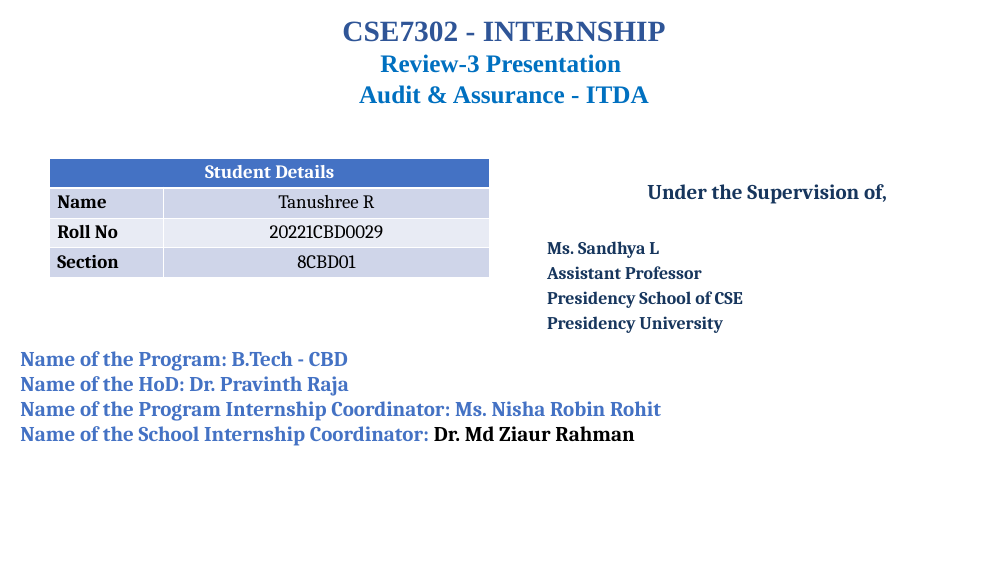
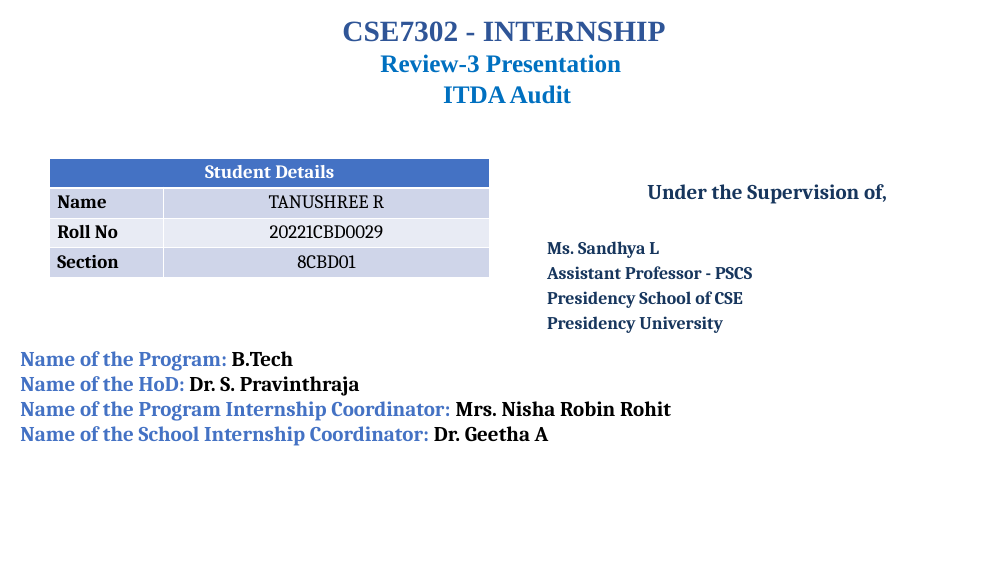
Before and after one commit to tanushreer-7/8-sem-internship, a slide deck: slide 1 of CSE7302-Internship_Review-3 Deloitte.pptx. Drawn at 1008x567 pixels with LibreOffice and Linux fonts; fonts in the diff are those of the drawing; background and template pictures are left out. Boxes give left, top, right and bottom in pixels: in the first picture for what was removed or moved away, otherwise in the second. Text is boxed around its words. In the diff, an @@ line names an element or a change of style, - is before the commit and + after.

```diff
--- a/CSE7302-Internship_Review-3 Deloitte.pptx
+++ b/CSE7302-Internship_Review-3 Deloitte.pptx
@@ text at (x1=342, y1=21, x2=666, y2=104): text changed @@
-CSE7302 - INTERNSHIP
-Review-3 Presentation
-Audit & Assurance - ITDA
+CSE7302 - INTERNSHIP
+Review-3 Presentation
+ITDA Audit
@@ table at (x1=50, y1=158, x2=490, y2=279) @@
-row 2, column 2: Tanushree R
+row 2, column 2: TANUSHREE R
@@ text at (x1=547, y1=266, x2=752, y2=279): text changed @@
-Assistant Professor
+Assistant Professor - PSCS
@@ text at (x1=20, y1=351, x2=671, y2=446): text changed @@
-Name of the Program: B.Tech - CBD
-Name of the HoD: Dr. Pravinth Raja
-Name of the Program Internship Coordinator: Ms. Nisha Robin Rohit
-Name of the School Internship Coordinator: Dr. Md Ziaur Rahman
+Name of the Program: B.Tech
+Name of the HoD: Dr. S. Pravinthraja
+Name of the Program Internship Coordinator: Mrs. Nisha Robin Rohit
+Name of the School Internship Coordinator: Dr. Geetha A
```
Also in this commit, not shown: 3 other files.
